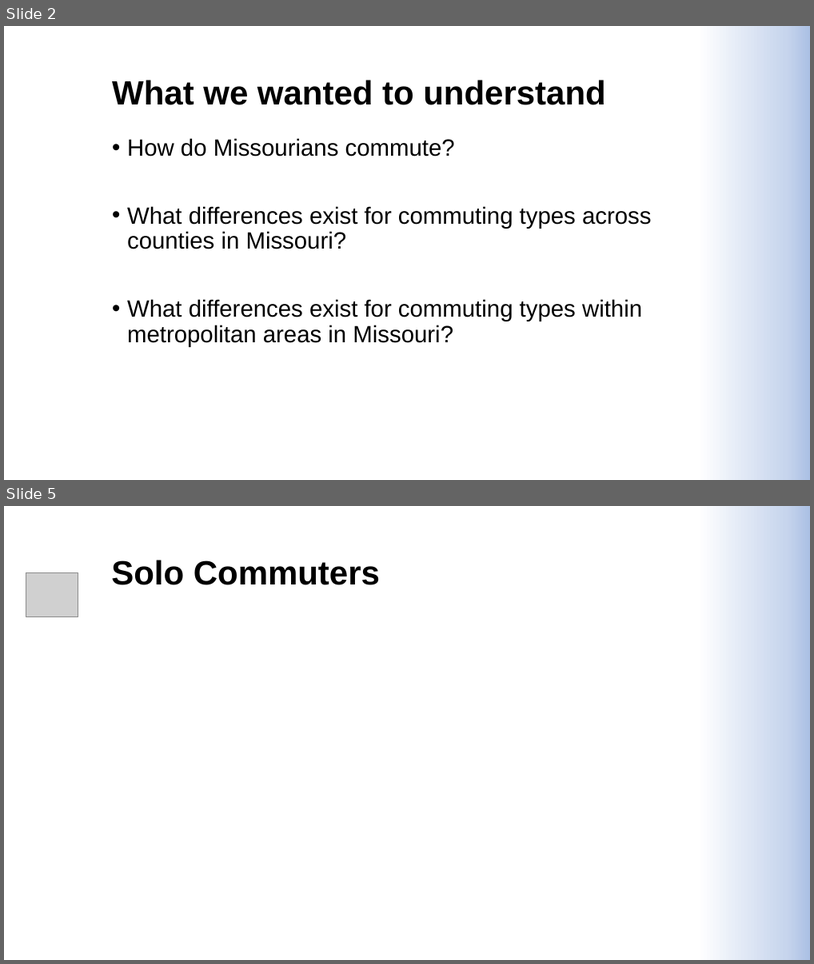
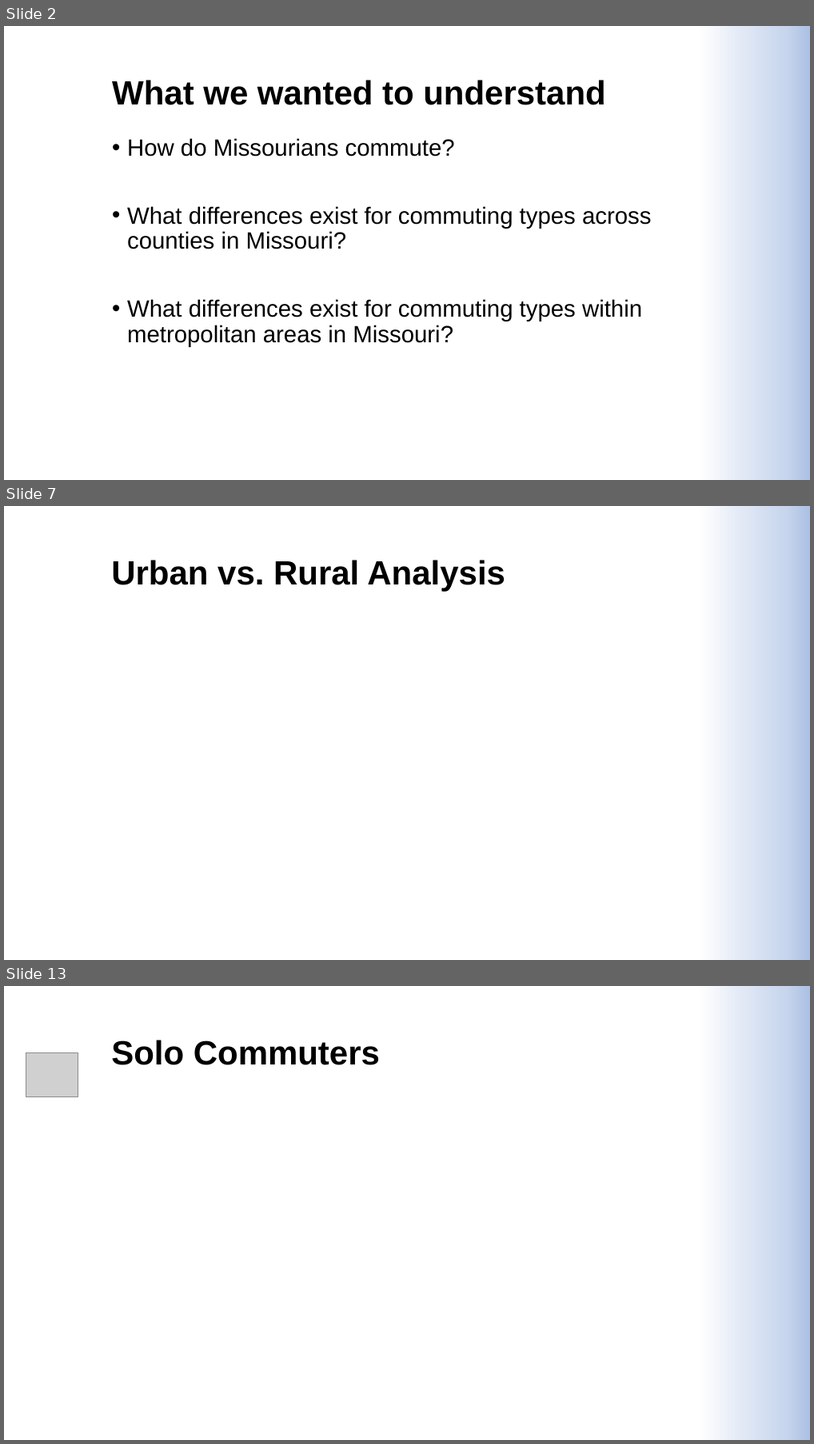
Before and after one commit to Ampwy5/Project1Git-, a slide deck: Missouri Commuter Analysis.pptx. Shown one above the other, each under a label of ours: slides 2 and 5 before the commit, slides 2, 7 and 13 after it; the slides between them are not shown. The pictures are 814x964 and 814x1444 pixels, drawn with LibreOffice and Linux fonts; fonts in the diff are those of the drawing; grey boxes stand for pictures; background and template pictures are left out. Boxes give left, top, right and bottom in pixels: in the first picture for what was removed or moved away, otherwise in the second. Text is boxed around its words. In the diff, an @@ line names an element or a change of style, - is before the commit and + after.

```diff
--- a/Missouri Commuter Analysis.pptx
+++ b/Missouri Commuter Analysis.pptx
@@ slide 7 added at (4,506,810,960), background gradient #FFFFFF to #C7D5ED to #ABC0E4 @@
@@ title added at (111,560,506,592), 40 pt, text #000000, bold @@
+Urban vs. Rural Analysis
@@ what was slide 5 is now slide 13 @@
```
Also in this commit, not shown: 2 slides changed, 6 other slides added, 6 slides removed, 6 other files.
